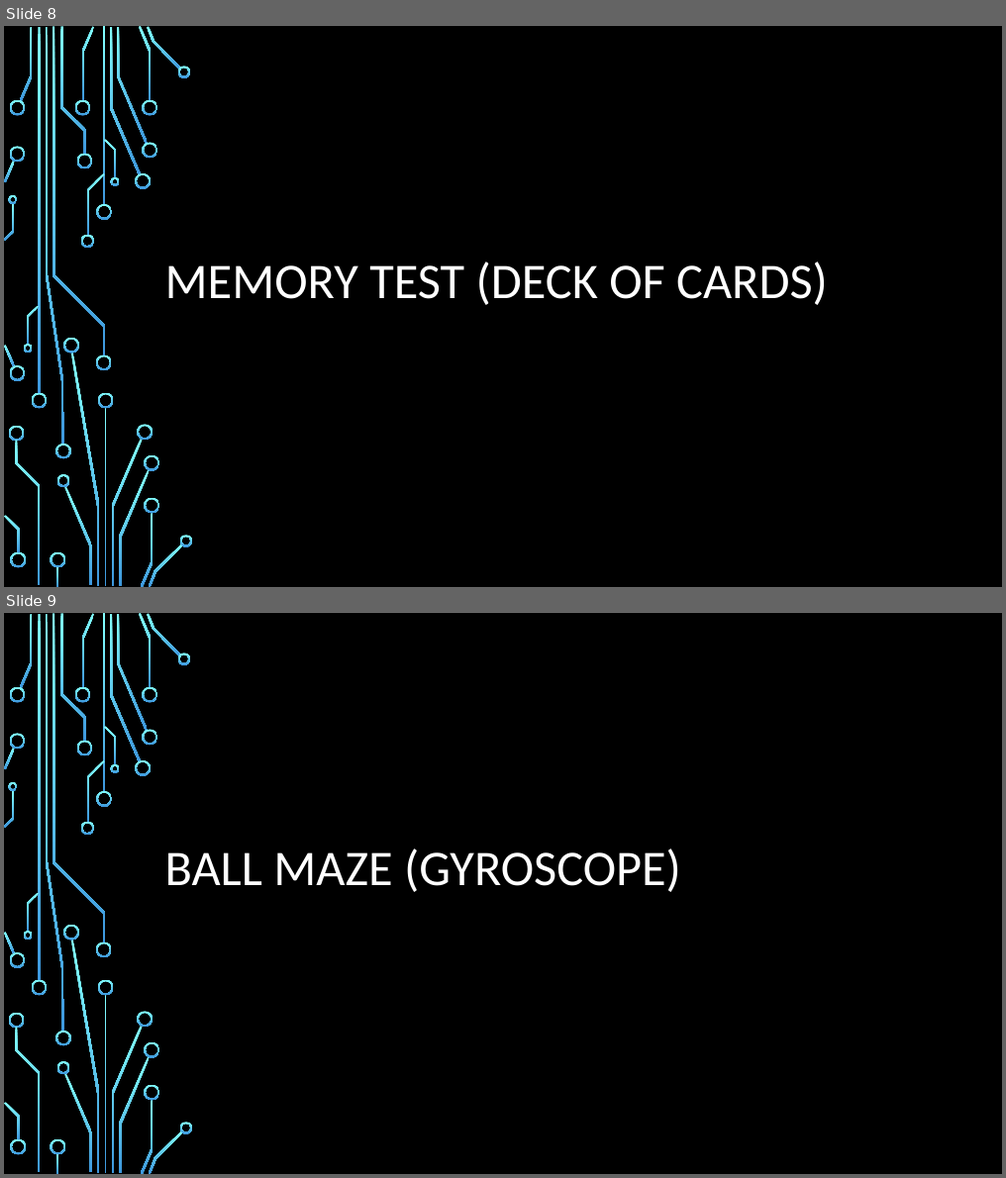
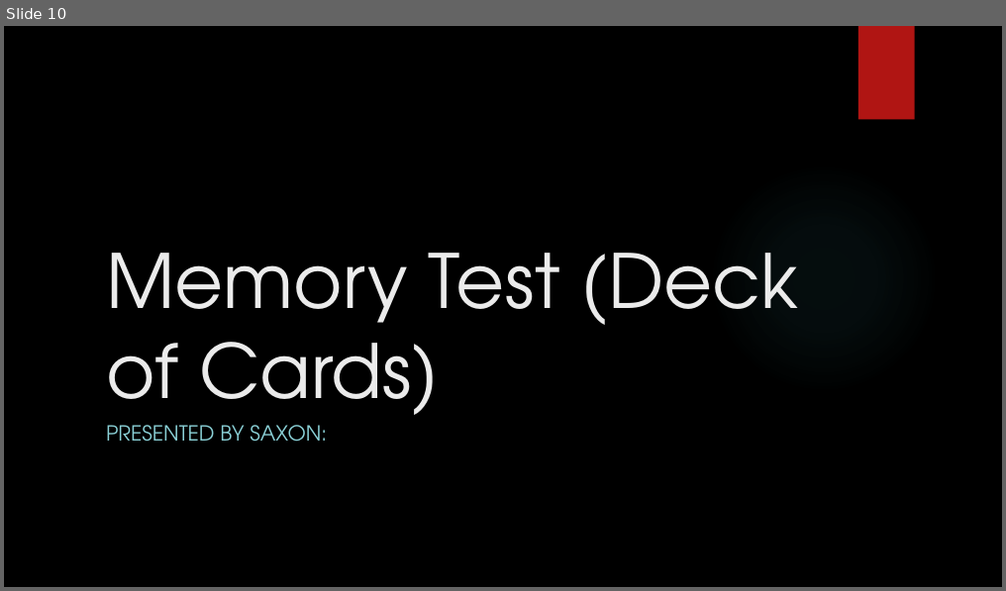
Before and after one commit to IgnitionOrk/SCaR_Arcade, a slide deck: SCaRArcade.pptx. Shown one above the other, each under a label of ours: slides 8 and 9 before the commit, slide 10 after it. The pictures are 1006x1178 and 1006x591 pixels, drawn with LibreOffice and Linux fonts; fonts in the diff are those of the drawing; background and template pictures are left out. Boxes give left, top, right and bottom in pixels: in the first picture for what was removed or moved away, otherwise in the second. Text is boxed around its words. In the diff, an @@ line names an element or a change of style, - is before the commit and + after.

```diff
--- a/SCaRArcade.pptx
+++ b/SCaRArcade.pptx
@@ slide 9 removed at [4,613,1002,1174], background picture (left out); not listed: 54 template elements that a slide beside it also shows @@
@@ title removed at [165,849,681,892] @@
-BALL MAZE (GYROSCOPE)
@@ what was slide 8 is now slide 10 @@
@@ slide 10 changed as well @@
@@ rectangle added at [858,26,915,120], fill #B01513 @@
@@ ellipse added at [709,163,939,393], fill gradient #50B9C1 @@
@@ title at [106,253,799,432]: text changed; size 48 to 72 pt; font Calibri to TeX Gyre Adventor; text colour #FFFFFF to #EBEBEB @@
-MEMORY TEST (DECK OF CARDS)
+Memory Test (Deck of Cards)
@@ subtitle added at [106,425,327,442], 20 pt, text #8AD0D6 @@
+PRESENTED BY SAXON:
@@ group removed at [4,26,193,587]: 50 freeform shapes, 4 rectangles @@
```
Also in this commit, not shown: 7 other slides changed, 4 slides added, 2 other slides removed.
